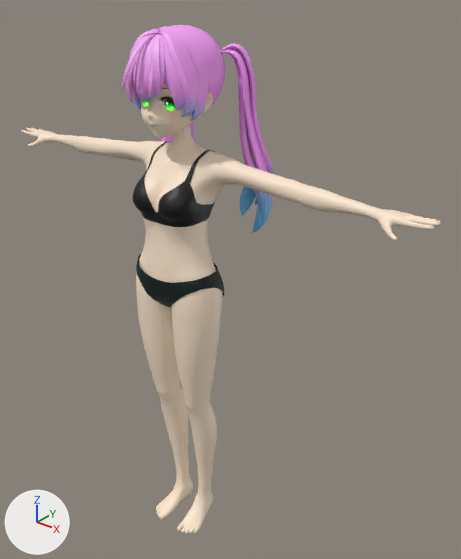
The FBX model mccc.fbx as it was, and as the next commit left it.
Before and after are seen from a 50 mm camera at (1.121, -1.213, 1.687) aimed at (0.073, 0.097, 0.875). The axes (+X, +Y, +Z) are drawn at lower left. The lights are the same throughout. Where no turn or scale is listed for an object, it has been applied to the vertices.

Objects in the first picture: 'BackHair', 'Body', 'Face', 'FrontHair', 'Shorts', 'SideHair.mk2', 'Sphere.001', 'TwinTail'.
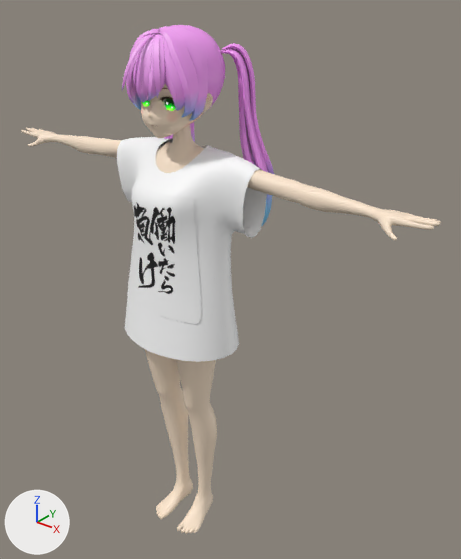
The change, as a list of edits to the scene's bpy script:
```text
Add img_hataraitara_make_png:
    img_hataraitara_make_png = load_image('hataraitara_make.png', 'textures/hataraitara_make.png', 300, 300, 'sRGB')
Add mat_hataraitara_make:
    mat_hataraitara_make = principled_material('hataraitara_make')
    mat_hataraitara_make.texture = img_hataraitara_make_png
Add me_cube_003:
    me_cube_003.from_pydata(...)  # 658 vertices, 616 faces; spans x -0.237..0.237, y -0.178..0.092, z 0.737..1.282
    me_cube_003.materials.append(mat_yurut)  # picture img_yurut_png
Add me_hataraitara_make_001:
    me_hataraitara_make_001.from_pydata(...)  # 221 vertices, 192 faces; spans x -0.139..0.139, y -0.157..-0.087, z 0.845..1.184
    me_hataraitara_make_001.materials.append(mat_hataraitara_make)  # picture img_hataraitara_make_png
Add ob_yurut:
    ob_yurut = bpy.data.objects.new('YuruT', me_cube_003)
    ob_yurut.location = (0.0, 0.0, 0.0)
Add ob_hataraitara_make:
    ob_hataraitara_make = bpy.data.objects.new('hataraitara_make', me_hataraitara_make_001)
    ob_hataraitara_make.location = (0.0, 0.0, 0.0)
```

Where the change shows, as pixel boxes (x1, y1, x2, y2) in the pictures (461 x 559 px):
'YuruT', added
    after: (117, 137, 267, 362)
'hataraitara_make', added
    after: (127, 183, 201, 324)
'Sphere.001', unchanged, covered by the edit
    before: (133, 141, 215, 227)
    after: (158, 141, 167, 149)
'Shorts', unchanged, covered by the edit
    before: (136, 253, 224, 307)
